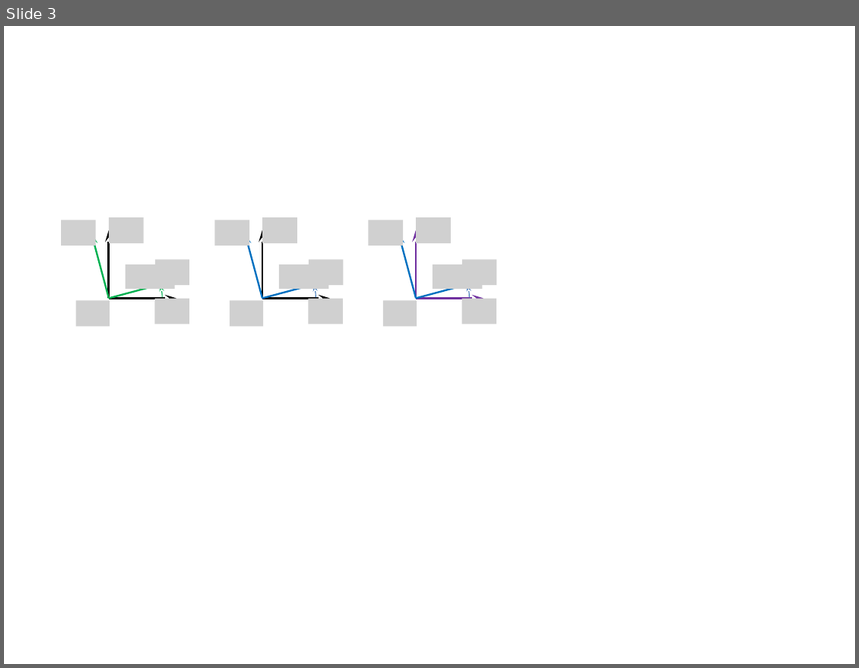
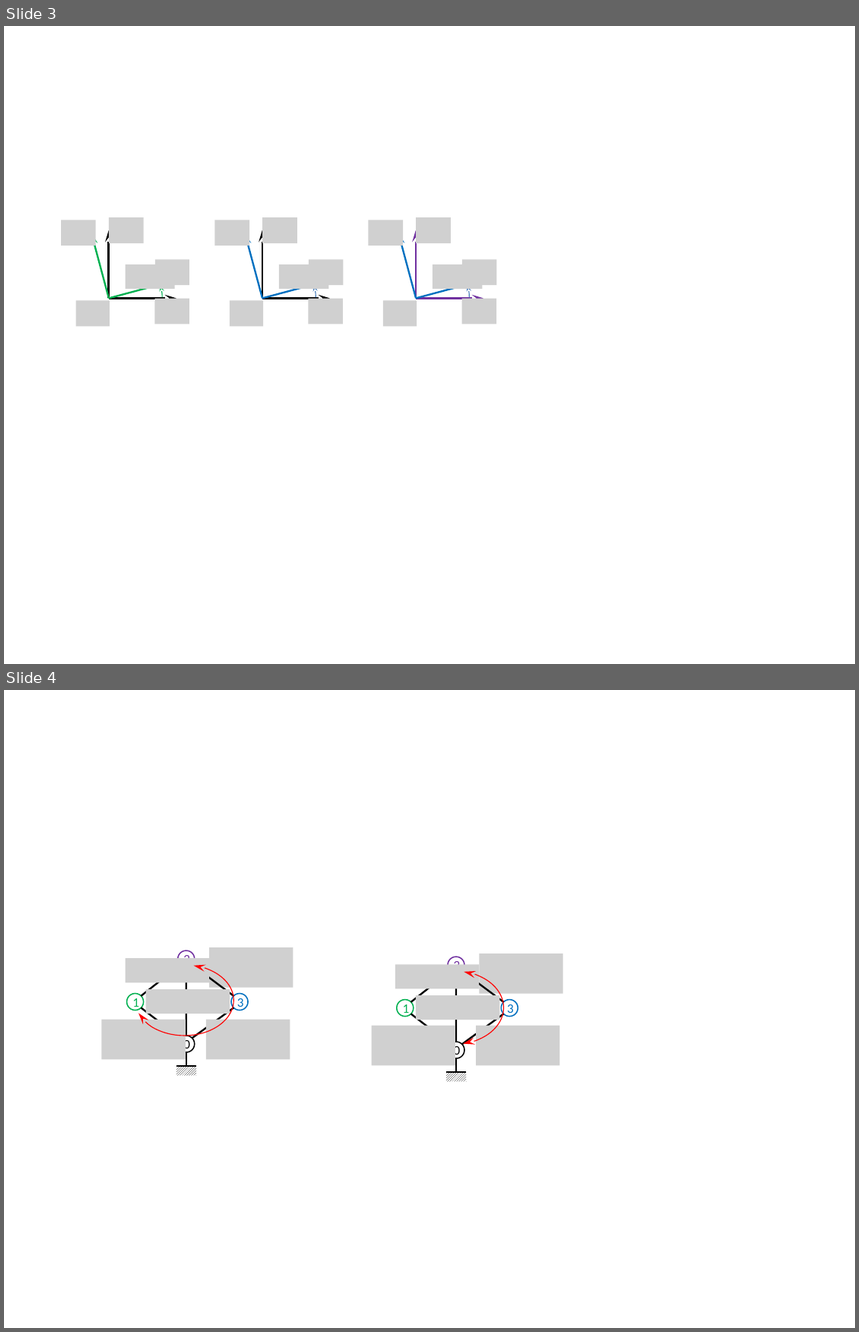
Before and after one commit to xpessoles/CI_03_EtudeCinematique, a slide deck: 06_CinematiquePoint/Cours/png/Figures.pptx. Shown one above the other, each under a label of ours: slide 3 before the commit, slides 3 and 4 after it. The pictures are 859x668 and 859x1332 pixels, drawn with LibreOffice and Linux fonts; fonts in the diff are those of the drawing; grey boxes stand for pictures. Boxes give left, top, right and bottom in pixels: in the first picture for what was removed or moved away, otherwise in the second. Text is boxed around its words. In the diff, an @@ line names an element or a change of style, - is before the commit and + after.

```diff
--- a/06_CinematiquePoint/Cours/png/Figures.pptx
+++ b/06_CinematiquePoint/Cours/png/Figures.pptx
@@ slide 4 added at box(4, 690, 855, 1328), background #FFFFFF @@
@@ picture added at box(209, 947, 294, 987) @@
@@ picture added at box(479, 954, 563, 994) @@
@@ arc (boxed as its full ellipse) added at box(135, 965, 234, 1036), outline #FF0000 0.75 pt @@
@@ arc (boxed as its full ellipse) added at box(405, 971, 503, 1044), outline #FF0000 0.75 pt @@
@@ group added at box(102, 951, 290, 1075): 7 lines, 4 ellipses, 4 pictures, 1 rectangle @@
+2
+1
+3
+0
@@ group added at box(372, 958, 560, 1082): 7 lines, 4 ellipses, 4 pictures, 1 rectangle @@
+2
+1
+3
+0
```
Also in this commit, not shown: 5 other files.
